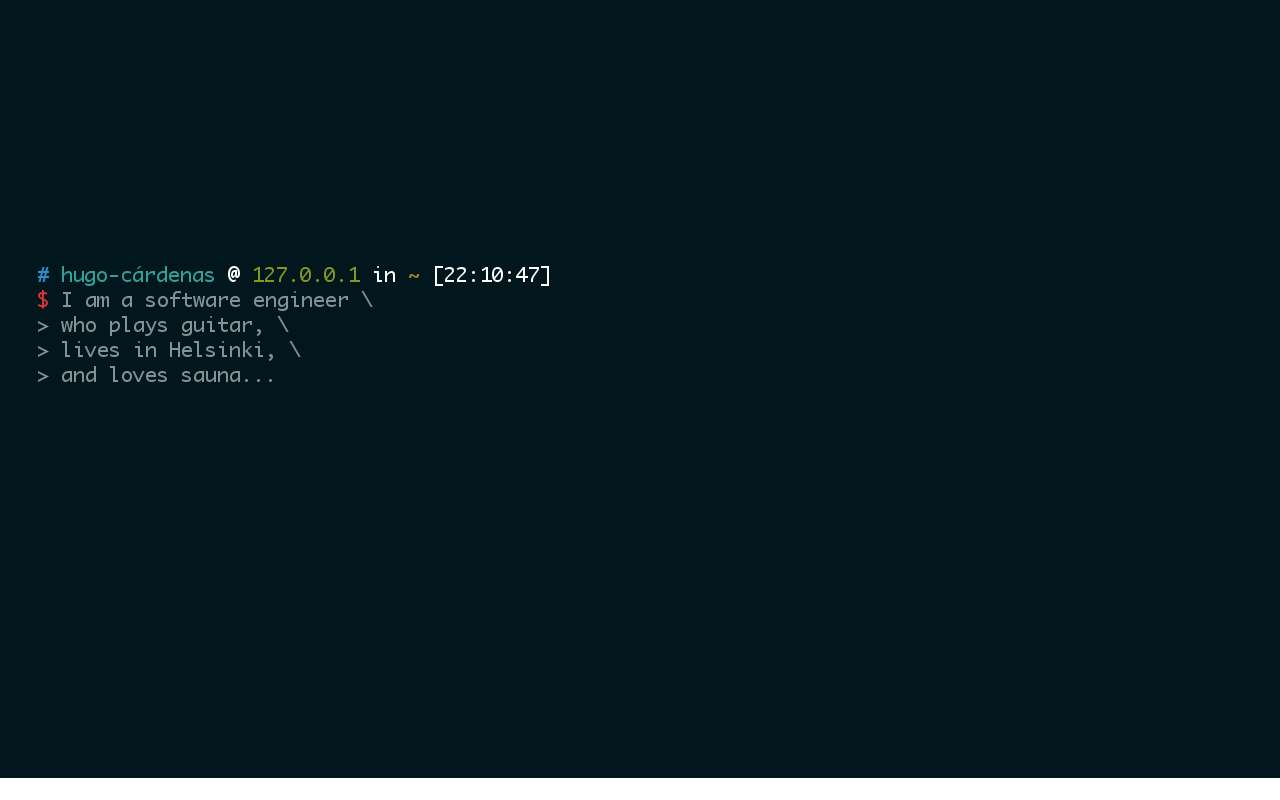
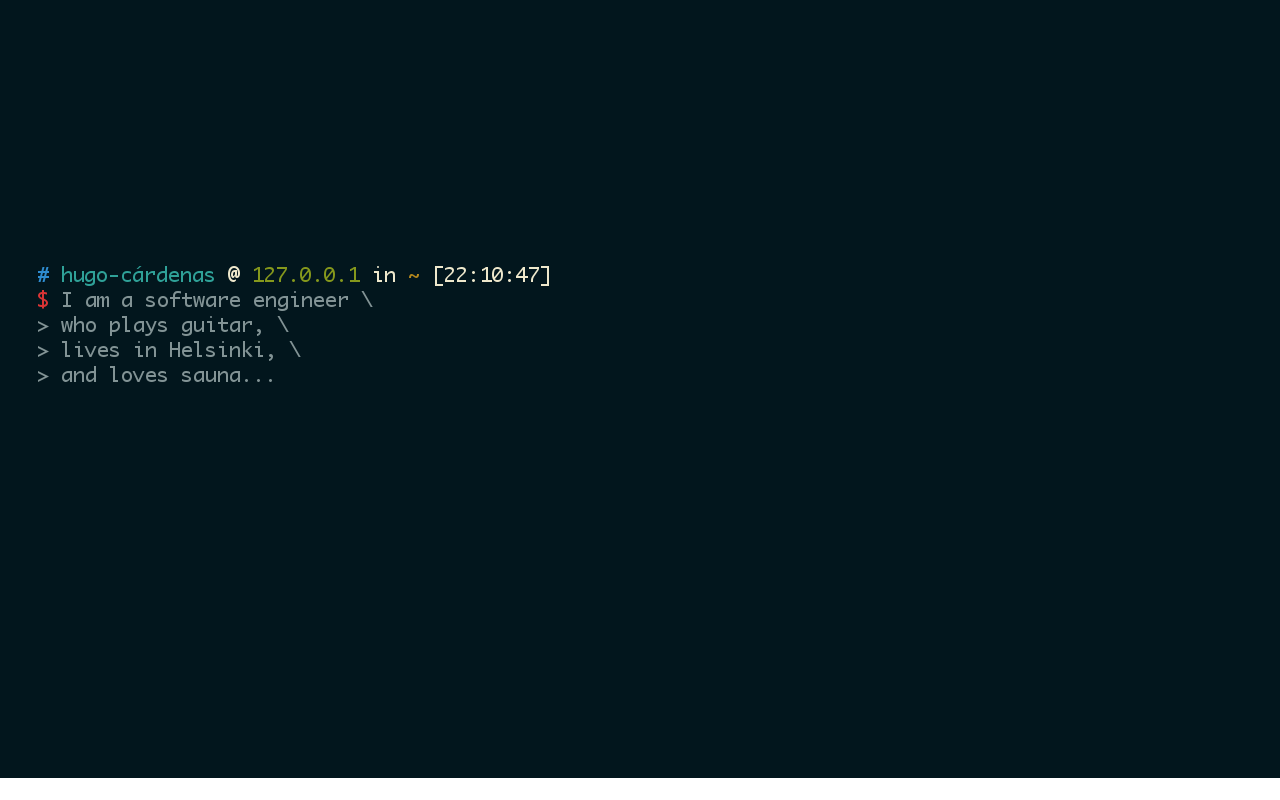
Layers edited between the first and the second 1280×800 image:
painted on "# hugo-cárdenas @ 127.0.0.1 i..." over [left=228, top=266, right=549, bottom=286]
